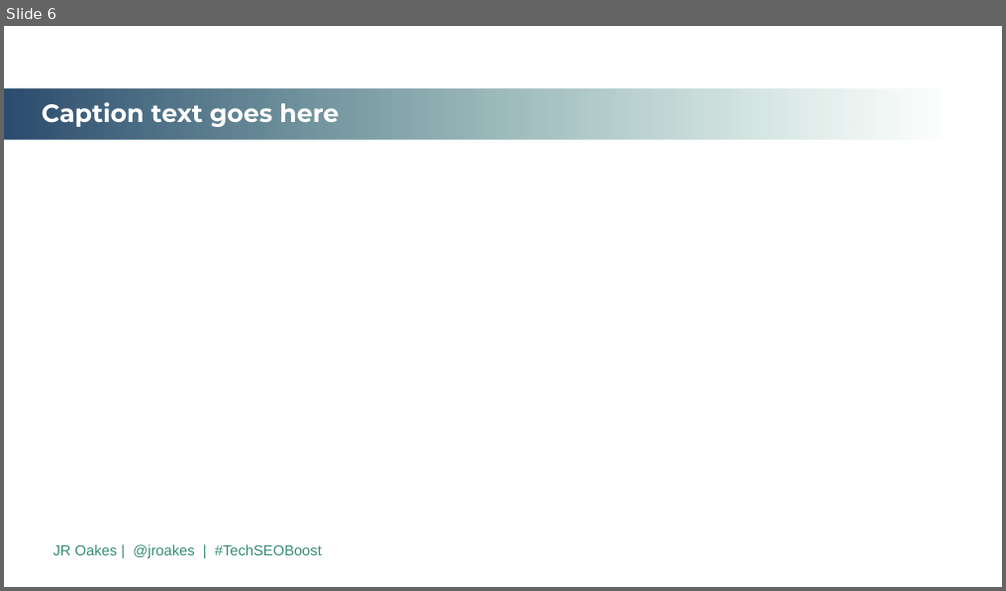
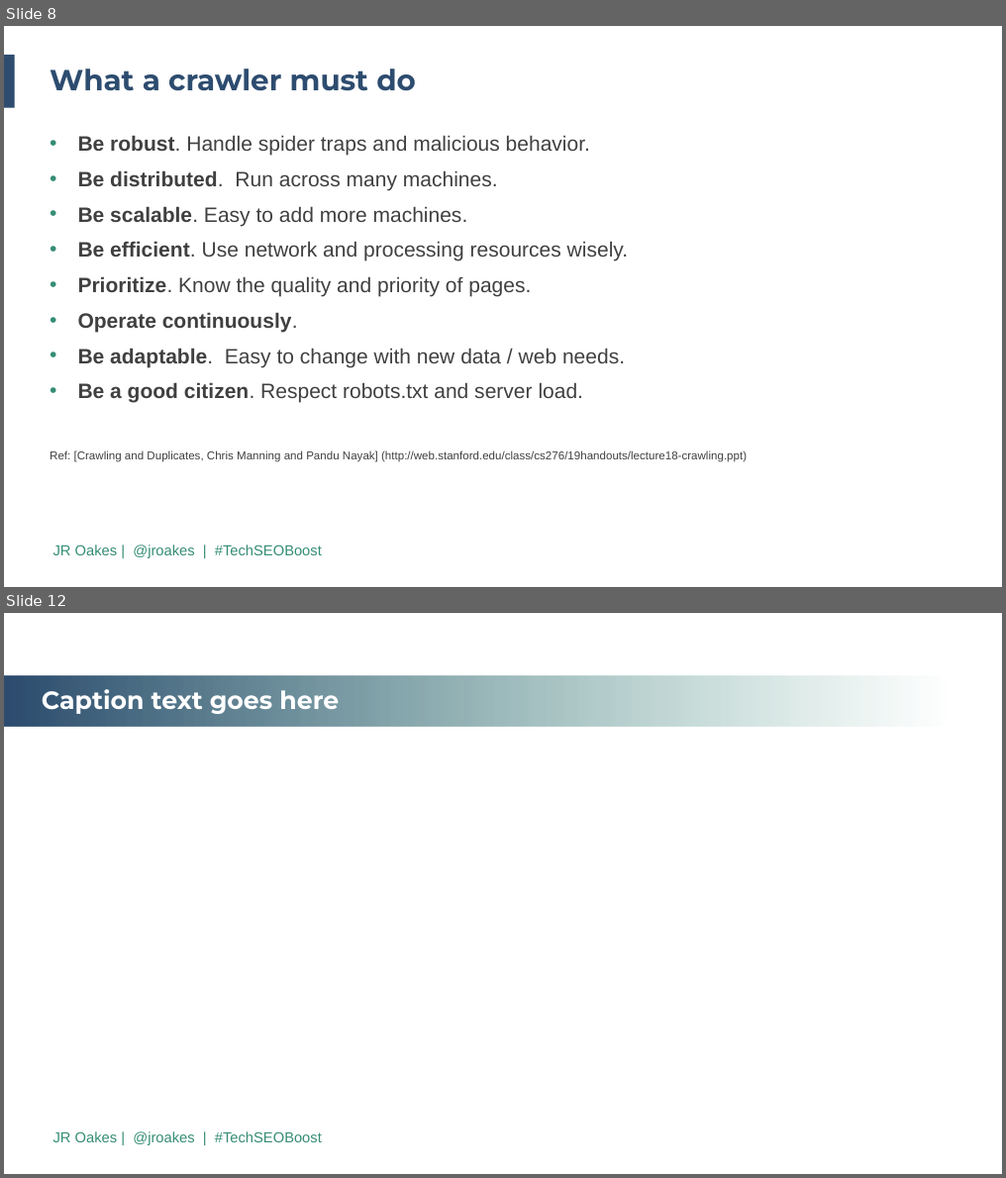
Before and after one commit to jroakes/tech-seo-crawler, a slide deck: etc/2019 TechSEO Boost PPT Template.revJR.pptx. Shown one above the other, each under a label of ours: slide 6 before the commit, slides 8 and 12 after it; the slides between them are not shown. The pictures are 1006x591 and 1006x1178 pixels, drawn with LibreOffice and Linux fonts; fonts in the diff are those of the drawing; background and template pictures are left out. Boxes give left, top, right and bottom in pixels: in the first picture for what was removed or moved away, otherwise in the second. Text is boxed around its words. In the diff, an @@ line names an element or a change of style, - is before the commit and + after.

```diff
--- a/etc/2019 TechSEO Boost PPT Template.revJR.pptx
+++ b/etc/2019 TechSEO Boost PPT Template.revJR.pptx
@@ slide 8 added at (4, 26, 1002, 587), background #FFFFFF; not listed: 1 template element that a slide beside it also shows @@
@@ rectangle added at (4, 55, 15, 107), fill #2D4C6F @@
@@ title added at (50, 69, 416, 91), 28 pt, text #2D4C6F, bold @@
+What a crawler must do
@@ text added at (50, 135, 746, 463), 20 pt, text #404040 @@
+• Be robust. Handle spider traps and malicious behavior.
+• Be distributed. Run across many machines.
+• Be scalable. Easy to add more machines.
+• Be efficient. Use network and processing resources wisely.
+• Prioritize. Know the quality and priority of pages.
+• Operate continuously.
+• Be adaptable. Easy to change with new data / web needs.
+• Be a good citizen. Respect robots.txt and server load.
+Ref: [Crawling and Duplicates, Chris Manning and Pandu Nayak] (http://web.stanford.edu/class/cs276/19handouts/lecture18-crawling.ppt)
@@ what was slide 6 is now slide 12 @@
```
Also in this commit, not shown: 9 other slides added, 6 slides removed, 6 other files.
